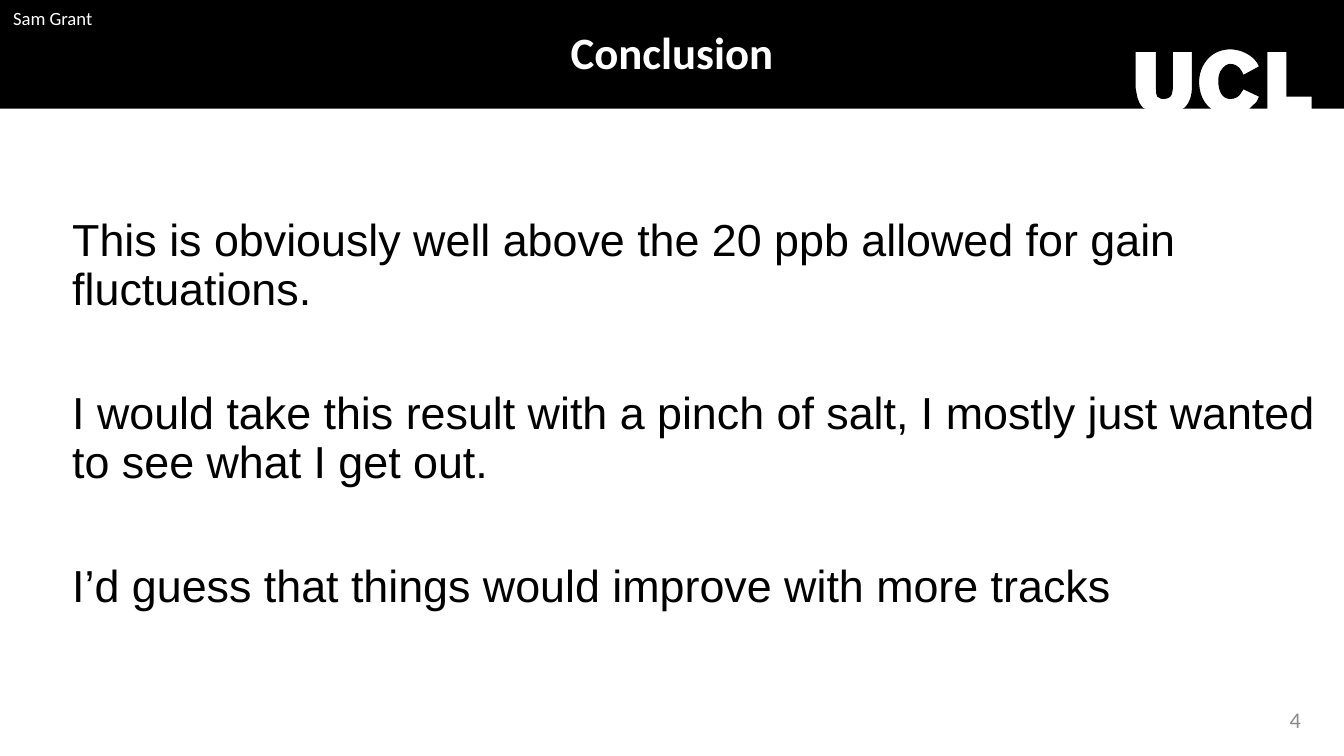
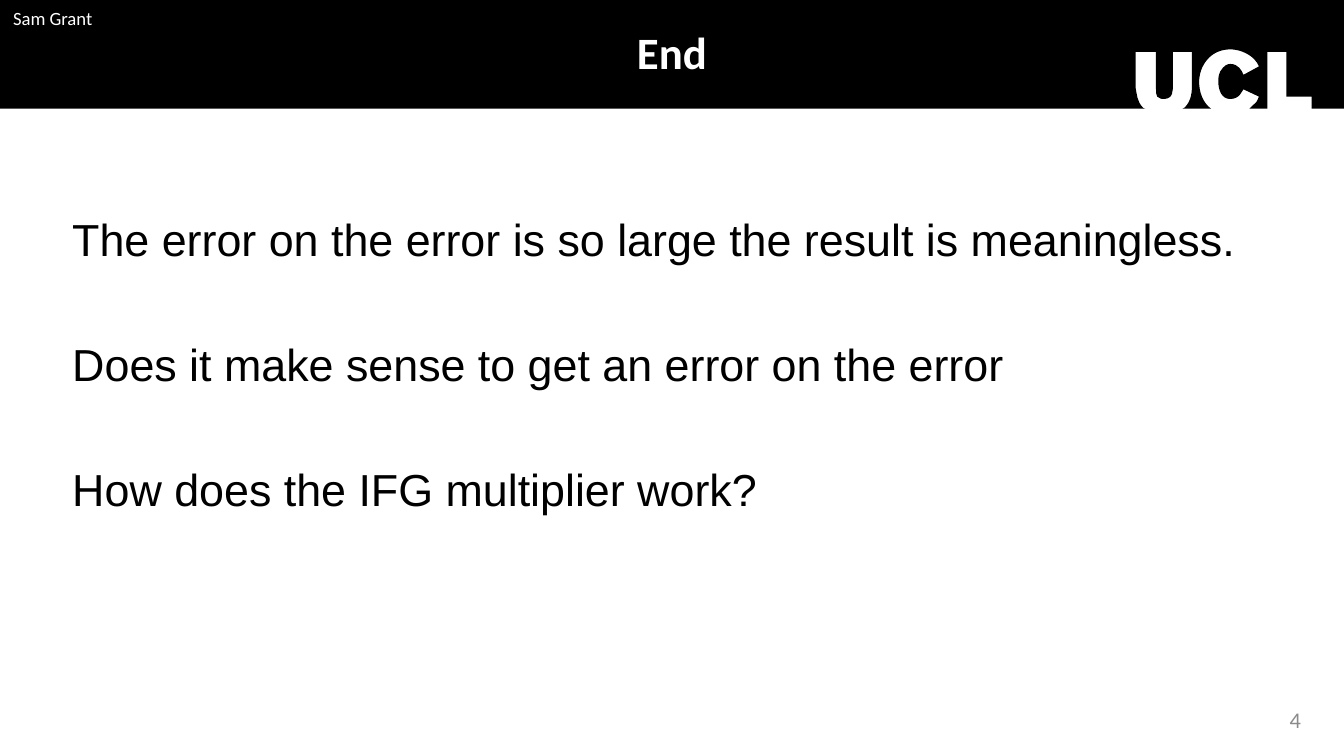
Before and after one commit to sam-grant/EpRatio, a slide deck: slide 5 of IFG_FinalUncertainties.pptx. Drawn at 1344x756 pixels with LibreOffice and Linux fonts; fonts in the diff are those of the drawing; background and template pictures are left out. Boxes give left, top, right and bottom in pixels: in the first picture for what was removed or moved away, otherwise in the second. Text is boxed around its words. In the diff, an @@ line names an element or a change of style, - is before the commit and + after.

```diff
--- a/IFG_FinalUncertainties.pptx
+++ b/IFG_FinalUncertainties.pptx
@@ text at bbox=[637, 37, 707, 70]: text changed @@
-Conclusion
+End
@@ text at bbox=[72, 223, 1235, 515]: text changed @@
-This is obviously well above the 20 ppb allowed for gain fluctuations.
-I would take this result with a pinch of salt, I mostly just wanted to see what I get out.
-I’d guess that things would improve with more tracks
+The error on the error is so large the result is meaningless.
+Does it make sense to get an error on the error
+How does the IFG multiplier work?
```
Also in this commit, not shown: 1 other slide changed, 2 other files.
